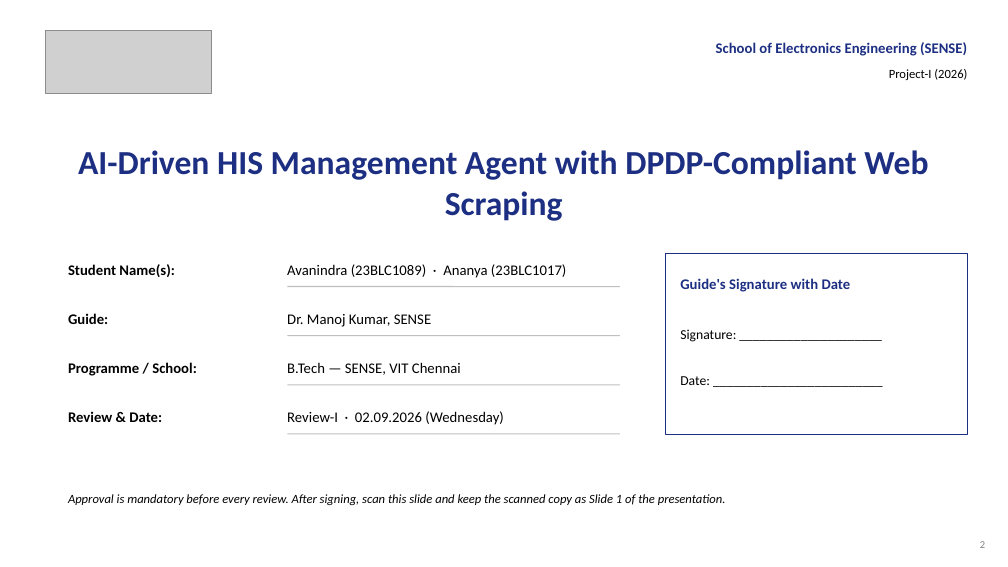
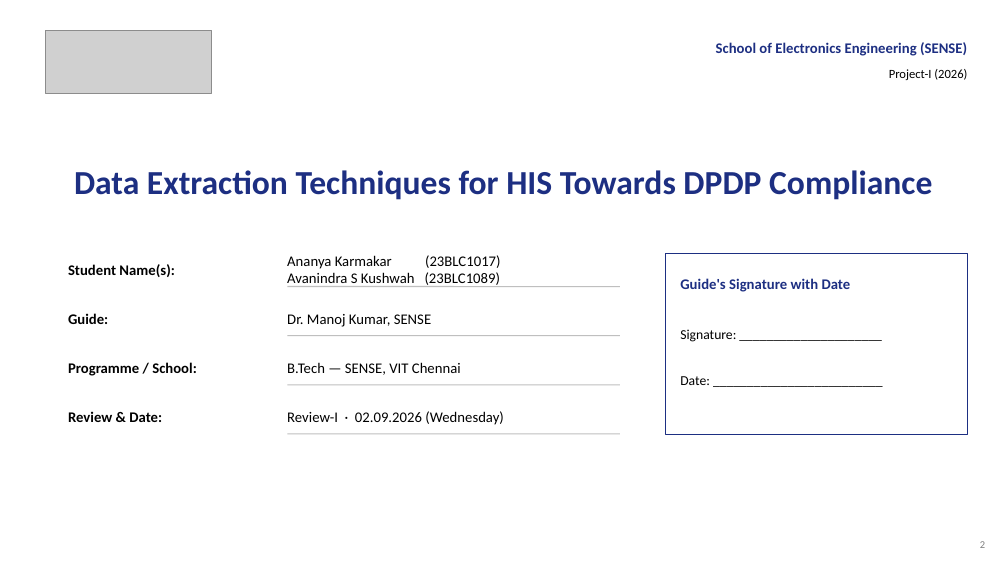
Before and after one commit to aysk1209/his-scraping-dpdp-project, a slide deck: slide 1 of Review-I.pptx (slide 2 before the commit). Drawn at 1008x567 pixels with LibreOffice and Linux fonts; fonts in the diff are those of the drawing; grey boxes stand for pictures. Boxes give left, top, right and bottom in pixels: in the first picture for what was removed or moved away, otherwise in the second. Text is boxed around its words. In the diff, an @@ line names an element or a change of style, - is before the commit and + after.

```diff
--- a/Review-I.pptx
+++ b/Review-I.pptx
@@ text at <box>74,170,932,200</box>: text changed @@
-AI-Driven HIS Management Agent with DPDP-Compliant Web Scraping
+Data Extraction Techniques for HIS Towards DPDP Compliance
@@ text at <box>287,255,501,287</box>: text changed @@
-Avanindra (23BLC1089) · Ananya (23BLC1017)
+Ananya Karmakar (23BLC1017)
+Avanindra S Kushwah (23BLC1089)
@@ text removed at <box>68,494,726,505</box> @@
-Approval is mandatory before every review. After signing, scan this slide and keep the scanned copy as Slide 1 of the presentation.
```
Also in this commit, not shown: 3 other slides changed, 1 slide added, 2 slides removed.
